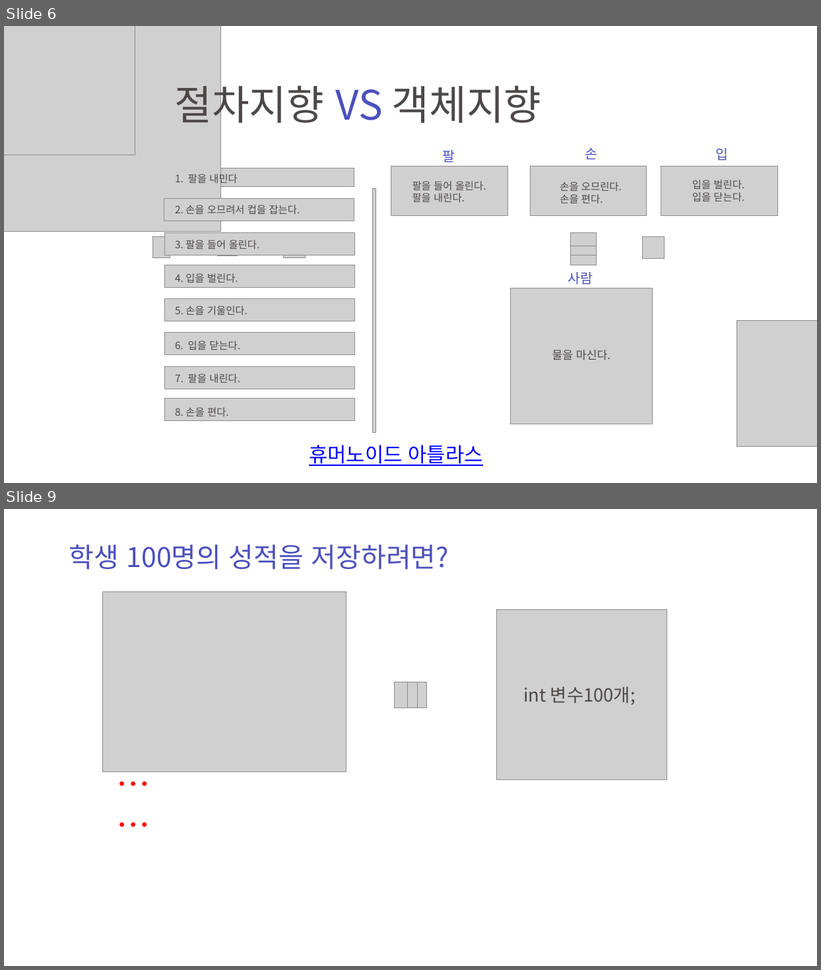
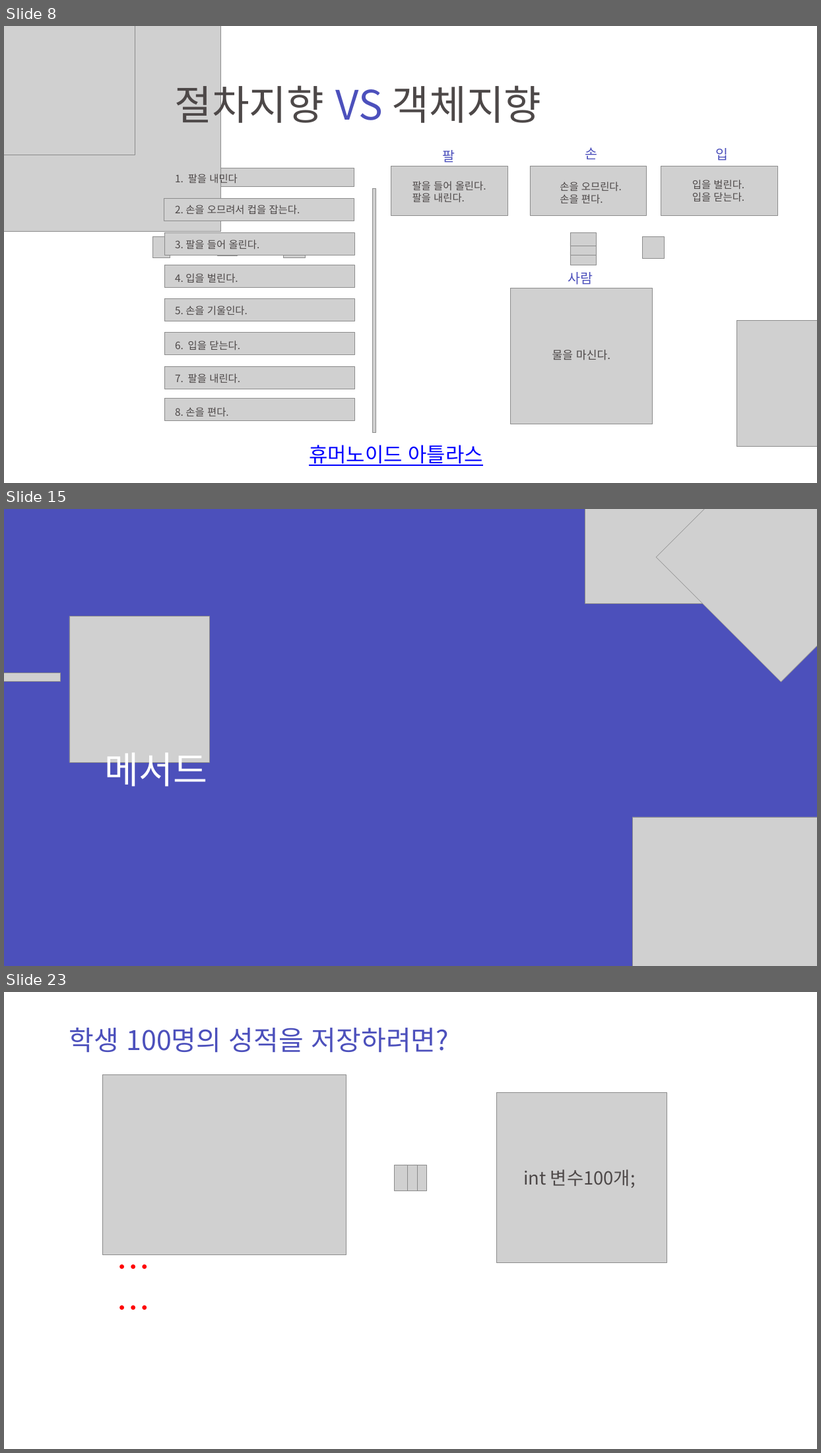
Before and after one commit to zest132/JavaLecture, a slide deck: JavaLecture/LectureFile/java 6강.pptx. Shown one above the other, each under a label of ours: slides 6 and 9 before the commit, slides 8, 15 and 23 after it; the slides between them are not shown. The pictures are 821x970 and 821x1453 pixels, drawn with LibreOffice and Linux fonts; fonts in the diff are those of the drawing; grey boxes stand for pictures; background and template pictures are left out. Boxes give left, top, right and bottom in pixels: in the first picture for what was removed or moved away, otherwise in the second. Text is boxed around its words. In the diff, an @@ line names an element or a change of style, - is before the commit and + after.

```diff
--- a/JavaLecture/LectureFile/java 6강.pptx
+++ b/JavaLecture/LectureFile/java 6강.pptx
@@ slide 15 added at (4, 509, 817, 966), background #4C50BB @@
@@ picture added at (585, 509, 736, 604) @@
@@ picture added at (656, 509, 817, 682) @@
@@ picture added at (69, 617, 209, 762) @@
@@ picture added at (4, 673, 61, 681) @@
@@ text added at (104, 746, 207, 793), 66 pt, text #FFFFFF @@
+메서드
@@ picture added at (632, 817, 817, 966) @@
@@ what was slide 6 is now slide 8 @@
@@ what was slide 9 is now slide 23 @@
```
Also in this commit, not shown: 2 slides changed, 13 other slides added, 1 slide removed, 2 other files.
